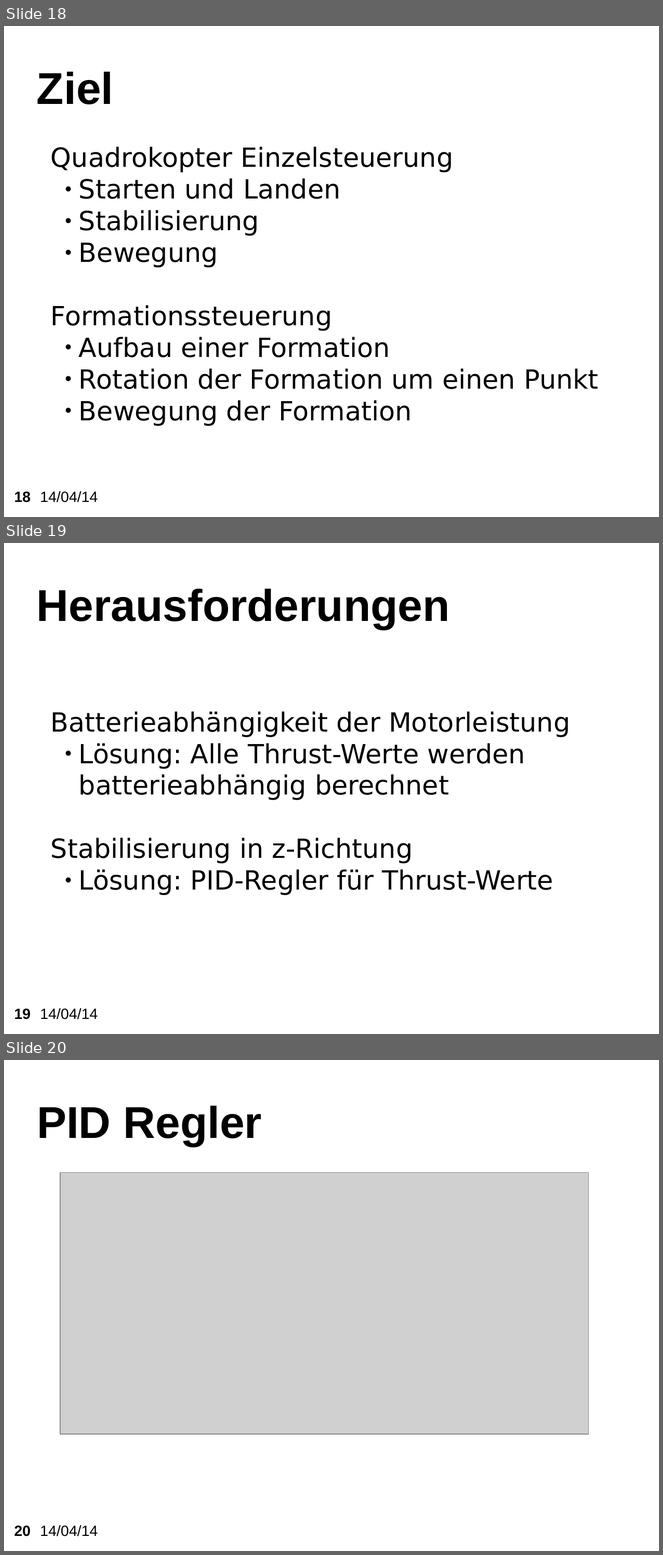
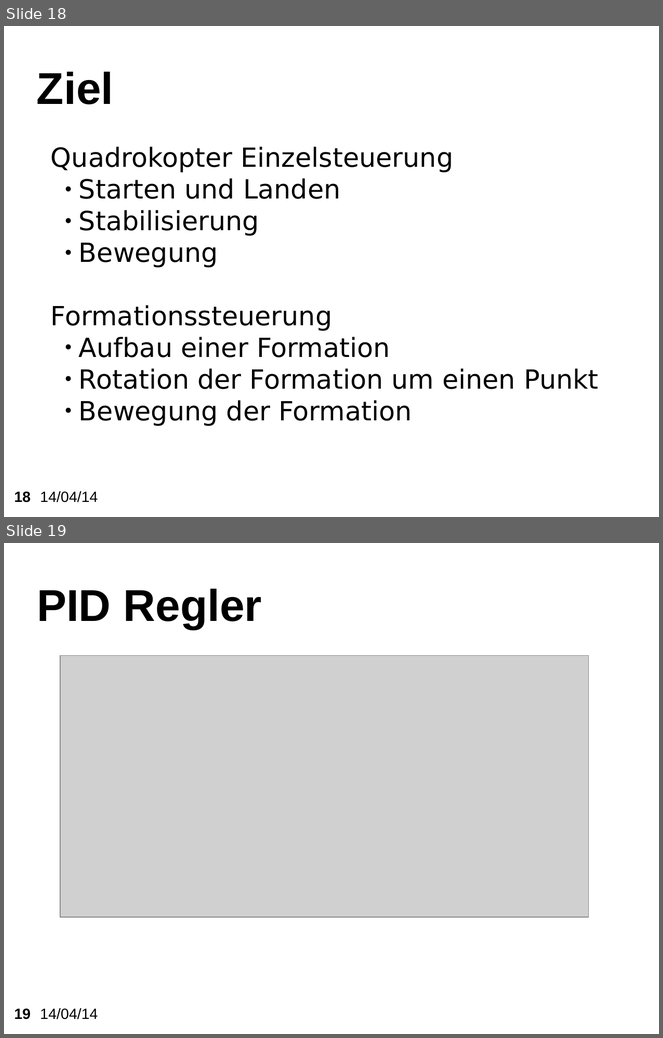
Before and after one commit to KITrokopter/Presentation, a slide deck: PresentationInTotal v0.1.odp. Shown one above the other, each under a label of ours: slides 18, 19 and 20 before the commit, slides 18 and 19 after it. The pictures are 663x1555 and 663x1038 pixels, drawn with LibreOffice and Linux fonts; fonts in the diff are those of the drawing; grey boxes stand for pictures; background and template pictures are left out. Boxes give left, top, right and bottom in pixels: in the first picture for what was removed or moved away, otherwise in the second. Text is boxed around its words. In the diff, an @@ line names an element or a change of style, - is before the commit and + after.

```diff
--- a/PresentationInTotal v0.1.odp
+++ b/PresentationInTotal v0.1.odp
@@ slide 19 removed at (4, 543, 659, 1034), background picture (left out); not listed: 2 template elements that a slide beside it also shows @@
@@ title removed at (37, 589, 450, 629) @@
-Herausforderungen
@@ subtitle removed at (51, 711, 570, 896) @@
-Batterieabhängigkeit der Motorleistung
-    ● Lösung: Alle Thrust-Werte werden batterieabhängig berechnet
-Stabilisierung in z-Richtung
-    ● Lösung: PID-Regler für Thrust-Werte
@@ what was slide 20 is now slide 19 @@
@@ page number at (14, 1009, 31, 1020): text changed @@
-20
+19
```
Also in this commit, not shown: 5 slides changed.
